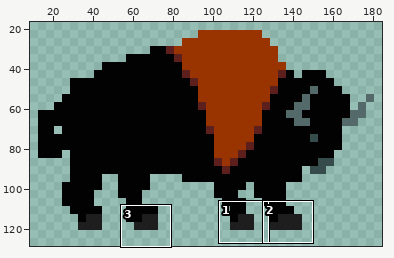
A sprite sheet gets an edit: public/img/buffalo.png. Above: a wide view before the commit, with the close-up outlined.
Close-up. Before the commit:
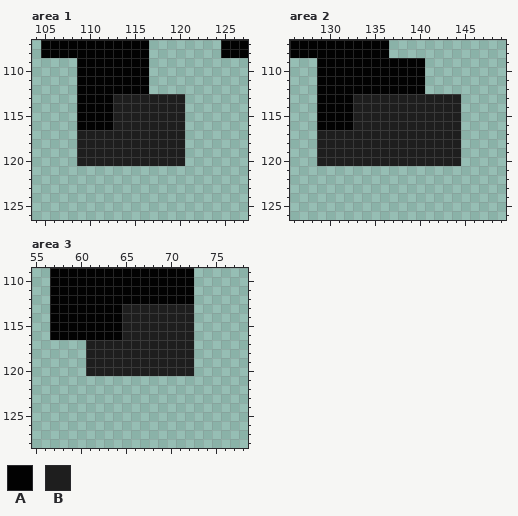
The file is 187x145 pixels. Colours within 5 levels of each other are drawn and written as one. Shown: area 1: x 104..127, y 107..126; area 2: x 126..149, y 107..126; area 3: x 55..78, y 109..128. The wide view leaves out empty margins. The commit also changed other parts of the picture, which this record leaves out.
Palette (. is transparent): A #020202  B #1e1e1e
Pixels before, area 1, first column x 105:
107 AAAAAAAAAAAA........AAA
108 AAAAAAAAAAAA........AAA
109 ....AAAAAAAA...........
110 ....AAAAAAAA...........
111 ....AAAAAAAA...........
112 ....AAAAAAAA...........
113 ....AAAABBBBBBBB.......
114 ....AAAABBBBBBBB.......
115 ....AAAABBBBBBBB.......
116 ....AAAABBBBBBBB.......
117 ....BBBBBBBBBBBB.......
118 ....BBBBBBBBBBBB.......
119 ....BBBBBBBBBBBB.......
120 ....BBBBBBBBBBBB.......
Pixels before, area 2, first column x 126:
107 AAAAAAAAAAA........
108 AAAAAAAAAAA........
109 ...AAAAAAAAAAAA....
110 ...AAAAAAAAAAAA....
111 ...AAAAAAAAAAAA....
112 ...AAAAAAAAAAAA....
113 ...AAAABBBBBBBBBBBB
114 ...AAAABBBBBBBBBBBB
115 ...AAAABBBBBBBBBBBB
116 ...AAAABBBBBBBBBBBB
117 ...BBBBBBBBBBBBBBBB
118 ...BBBBBBBBBBBBBBBB
119 ...BBBBBBBBBBBBBBBB
120 ...BBBBBBBBBBBBBBBB
Pixels before, area 3, first column x 57:
109 AAAAAAAAAAAAAAAA
110 AAAAAAAAAAAAAAAA
111 AAAAAAAAAAAAAAAA
112 AAAAAAAAAAAAAAAA
113 AAAAAAAABBBBBBBB
114 AAAAAAAABBBBBBBB
115 AAAAAAAABBBBBBBB
116 AAAAAAAABBBBBBBB
117 ....BBBBBBBBBBBB
118 ....BBBBBBBBBBBB
119 ....BBBBBBBBBBBB
120 ....BBBBBBBBBBBB
The same view after the edit:
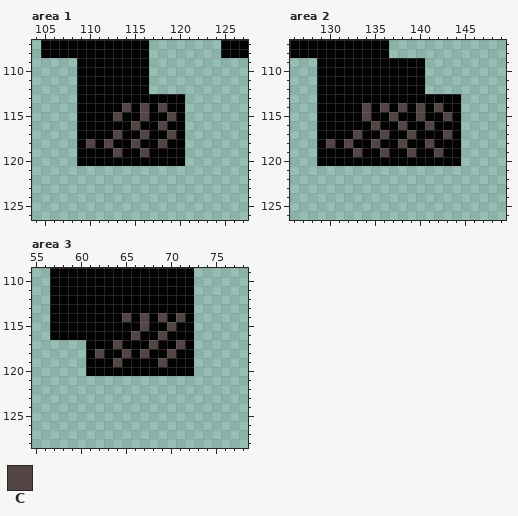
Colours new in this view: C #544545
Difference:
{"where": "area 1"}
{"y":113,"x":113,"old":"BBBBBBBB","new":"AAAAAAAA"}
{"y":114,"x":113,"old":"BBBBBBBB","new":"ACACACAA"}
{"y":115,"x":113,"old":"BBBBBBBB","new":"CAACAACA"}
{"y":116,"x":113,"old":"BBBBBBBB","new":"AACAACAA"}
{"y":117,"x":109,"old":"BBBBBBBBBBBB","new":"AAAACAACAACA"}
{"y":118,"x":109,"old":"BBBBBBBBBBBB","new":"ACACAACAACAA"}
{"y":119,"x":109,"old":"BBBBBBBBBBBB","new":"AAAACAACAAAA"}
{"y":120,"x":109,"old":"BBBBBBBBBBBB","new":"AAAAAAAAAAAA"}
{"where": "area 2"}
{"y":113,"x":133,"old":"BBBBBBBBBBBB","new":"AAAAAAAAAAAA"}
{"y":114,"x":133,"old":"BBBBBBBBBBBB","new":"ACACACACACAA"}
{"y":115,"x":133,"old":"BBBBBBBBBBBB","new":"ACAACAACAACA"}
{"y":116,"x":133,"old":"BBBBBBBBBBBB","new":"AACAACAACAAA"}
{"y":117,"x":129,"old":"BBBBBBBBBBBBBBBB","new":"AAAACAACAACAAACA"}
{"y":118,"x":129,"old":"BBBBBBBBBBBBBBBB","new":"ACACAACAACAACAAA"}
{"y":119,"x":129,"old":"BBBBBBBBBBBBBBBB","new":"AAAACAACAACAACAA"}
{"y":120,"x":129,"old":"BBBBBBBBBBBBBBBB","new":"AAAAAAAAAAAAAAAA"}
{"where": "area 3"}
{"y":113,"x":65,"old":"BBBBBBBB","new":"AAAAAAAA"}
{"y":114,"x":65,"old":"BBBBBBBB","new":"CACACACA"}
{"y":115,"x":65,"old":"BBBBBBBB","new":"AACAACAA"}
{"y":116,"x":65,"old":"BBBBBBBB","new":"ACAACAAA"}
{"y":117,"x":61,"old":"BBBBBBBBBBBB","new":"AAACAAACAACA"}
{"y":118,"x":61,"old":"BBBBBBBBBBBB","new":"ACAACACAACAA"}
{"y":119,"x":61,"old":"BBBBBBBBBBBB","new":"AAACAAAACAAA"}
{"y":120,"x":61,"old":"BBBBBBBBBBBB","new":"AAAAAAAAAAAA"}
{"label":"changed","picture_box":[77,94,185,166]}
{"label":"changed","picture_box":[317,94,461,166]}
{"label":"changed","picture_box":[86,304,194,376]}
